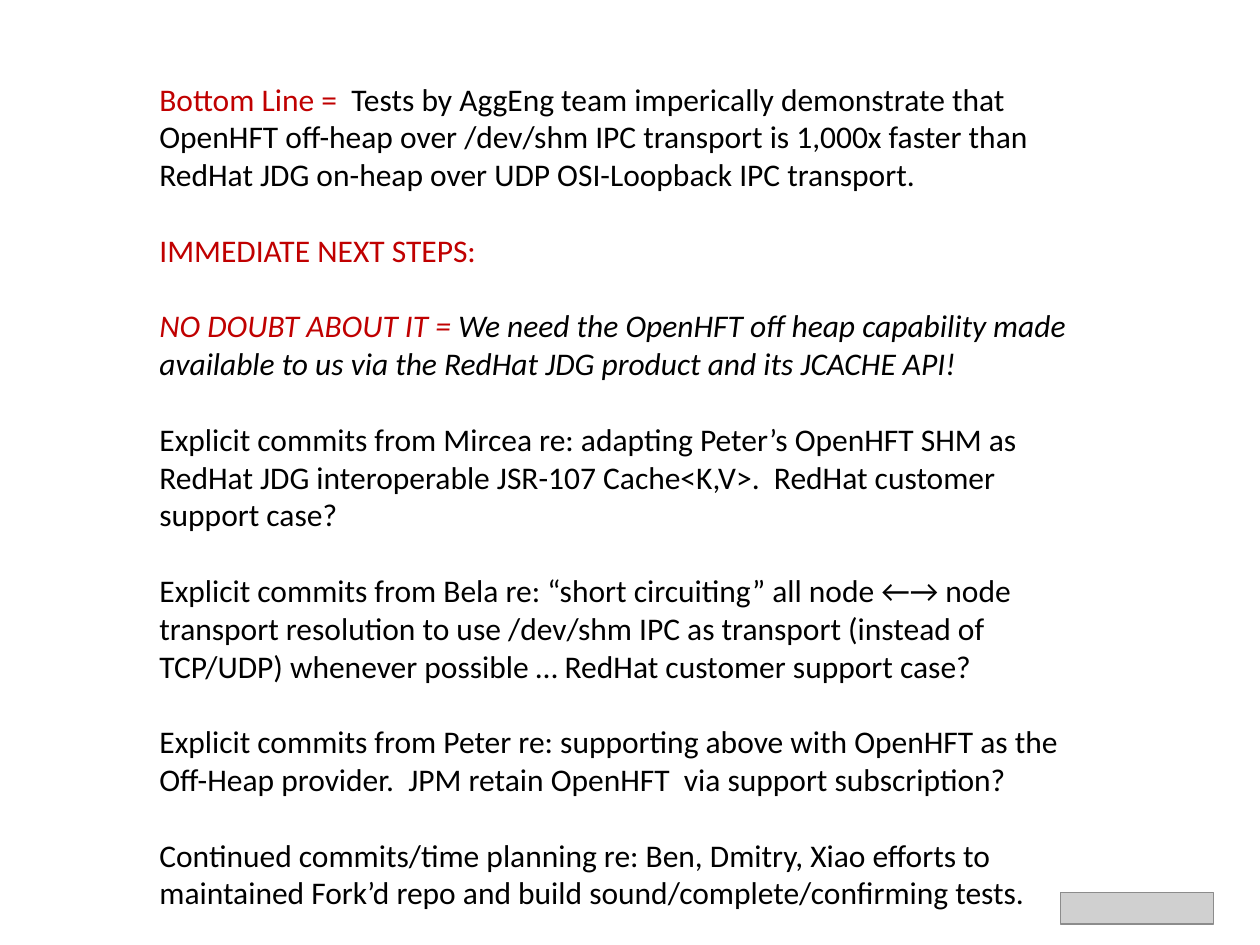
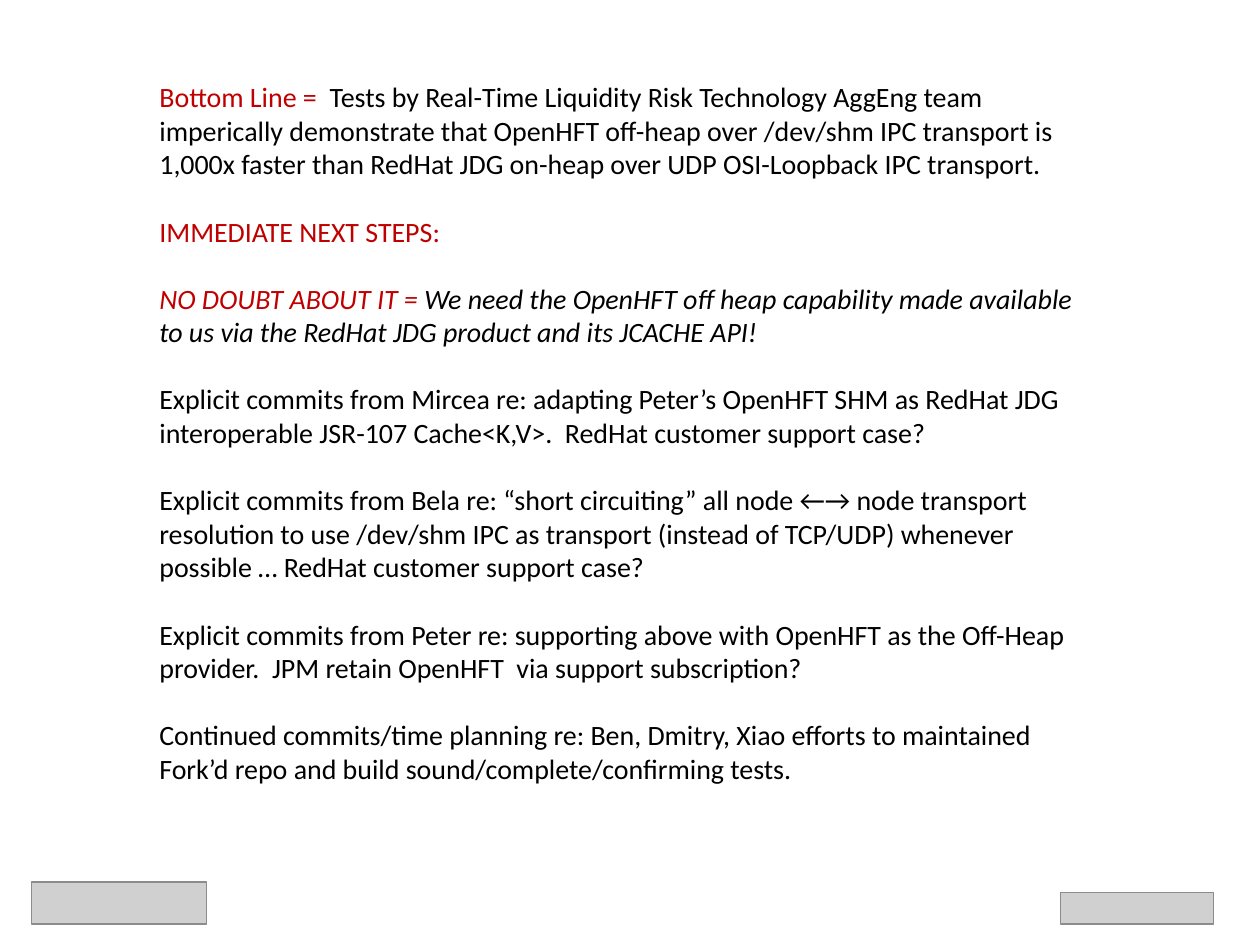
Before and after one commit to Cotton-Ben/infinispan-quickstart, a slide deck: slide 36 of doc/OpenHFT-presented-2Java-SIG-Nov-13-AND-HZ-Nov-18pptx.pptx. Drawn at 1260x945 pixels with LibreOffice and Linux fonts; fonts in the diff are those of the drawing; grey boxes stand for pictures. Boxes give left, top, right and bottom in pixels: in the first picture for what was removed or moved away, otherwise in the second. Text is boxed around its words. In the diff, an @@ line names an element or a change of style, - is before the commit and + after.

```diff
--- a/doc/OpenHFT-presented-2Java-SIG-Nov-13-AND-HZ-Nov-18pptx.pptx
+++ b/doc/OpenHFT-presented-2Java-SIG-Nov-13-AND-HZ-Nov-18pptx.pptx
@@ text at bbox=[159, 87, 1052, 179]: text changed; size 18 to 16 pt @@
-Bottom Line = Tests by AggEng team imperically demonstrate that OpenHFT off-heap over /dev/shm IPC transport is 1,000x faster than RedHat JDG on-heap over UDP OSI-Loopback IPC transport.
+Bottom Line = Tests by Real-Time Liquidity Risk Technology AggEng team imperically demonstrate that OpenHFT off-heap over /dev/shm IPC transport is 1,000x faster than RedHat JDG on-heap over UDP OSI-Loopback IPC transport.
@@ text at bbox=[159, 224, 1071, 784]: size 18 to 16 pt in "IMMEDIATE NEXT STEPS:", "NO DOUBT ABOUT IT = We need ...", "Explicit commits from Mircea re: adapting Peter’s ...", "Explicit commits from Bela re: “short circuiting” ..." and 2 more places @@
@@ picture added at bbox=[32, 882, 207, 924] @@
```
Also in this commit, not shown: 36 other slides changed.
